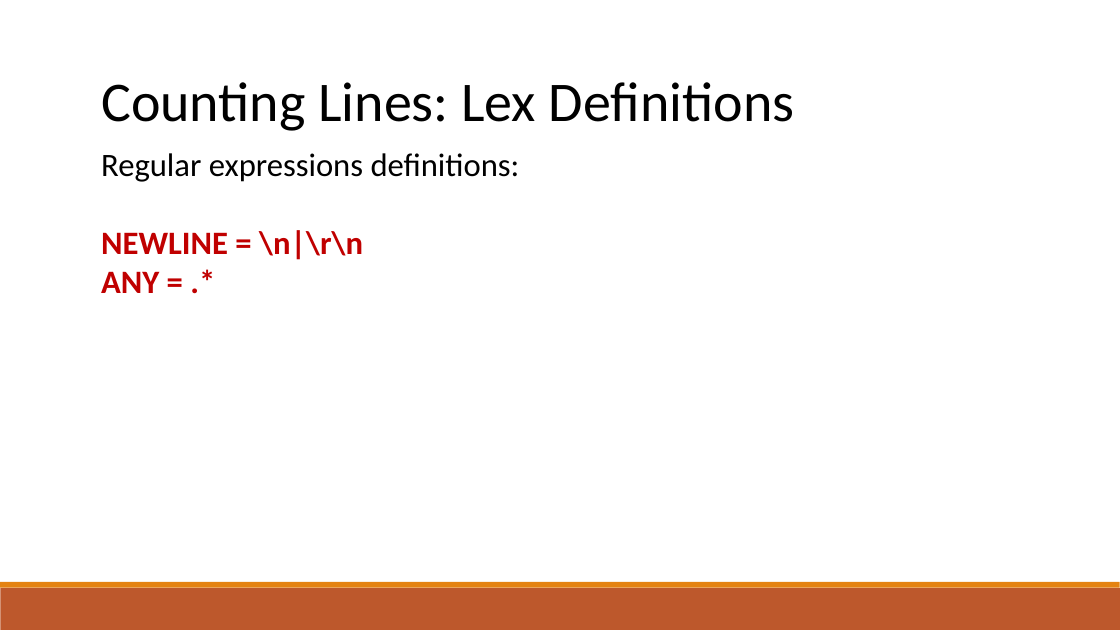
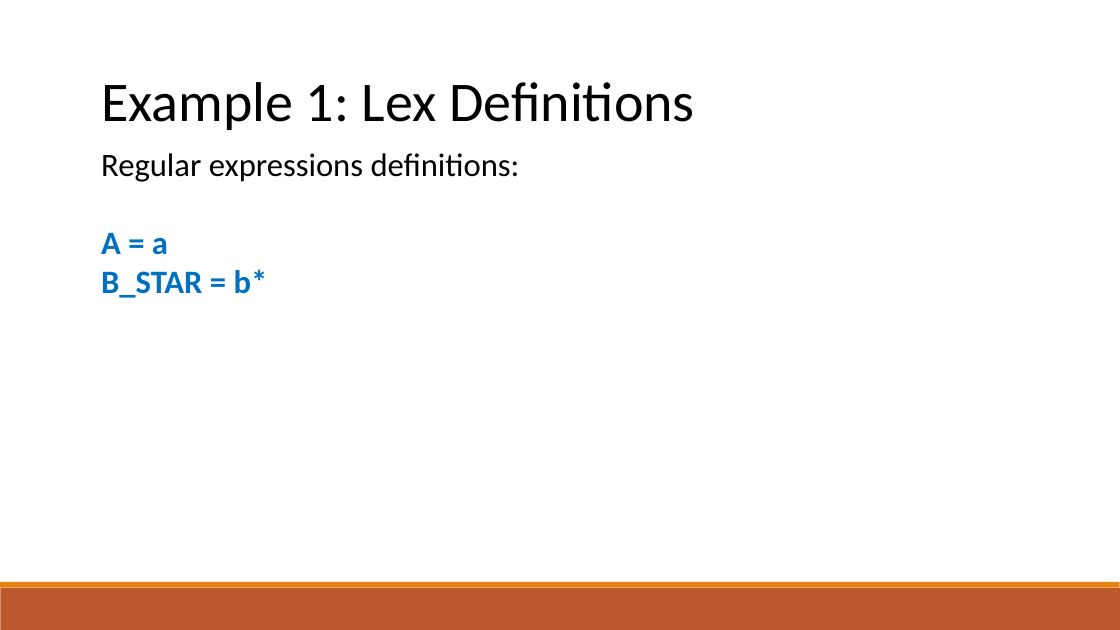
Before and after one commit to raghadzeidan/COMPILATION_TAU_FOR_STUDENTS, a slide deck: slide 90 of new_slides/lexical_analysis.pptx (slide 89 before the commit). Drawn at 1120x630 pixels with LibreOffice and Linux fonts; fonts in the diff are those of the drawing. Boxes give left, top, right and bottom in pixels: in the first picture for what was removed or moved away, otherwise in the second. Text is boxed around its words. In the diff, an @@ line names an element or a change of style, - is before the commit and + after.

```diff
--- a/new_slides/lexical_analysis.pptx
+++ b/new_slides/lexical_analysis.pptx
@@ text at (101, 82, 695, 130): text changed @@
-Counting Lines: Lex Definitions
+Example 1: Lex Definitions
@@ text at (101, 232, 268, 298): text changed; text colour #C00000 to #0070C0 @@
-NEWLINE = \n|\r\n
-ANY = .*
+A = a
+B_STAR = b*
```
Also in this commit, not shown: 17 other slides changed, 23 slides added, 1 other file.
